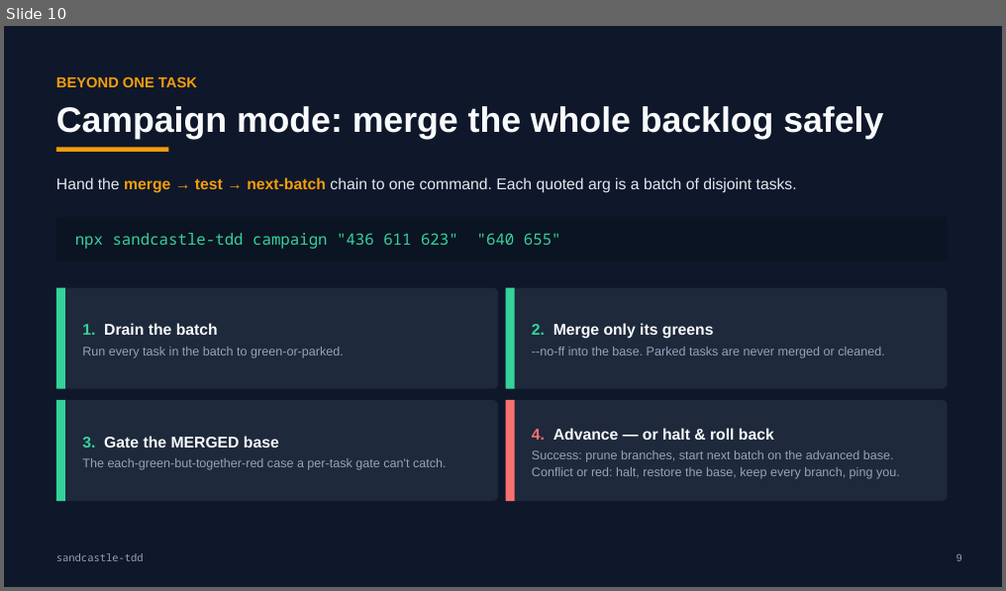
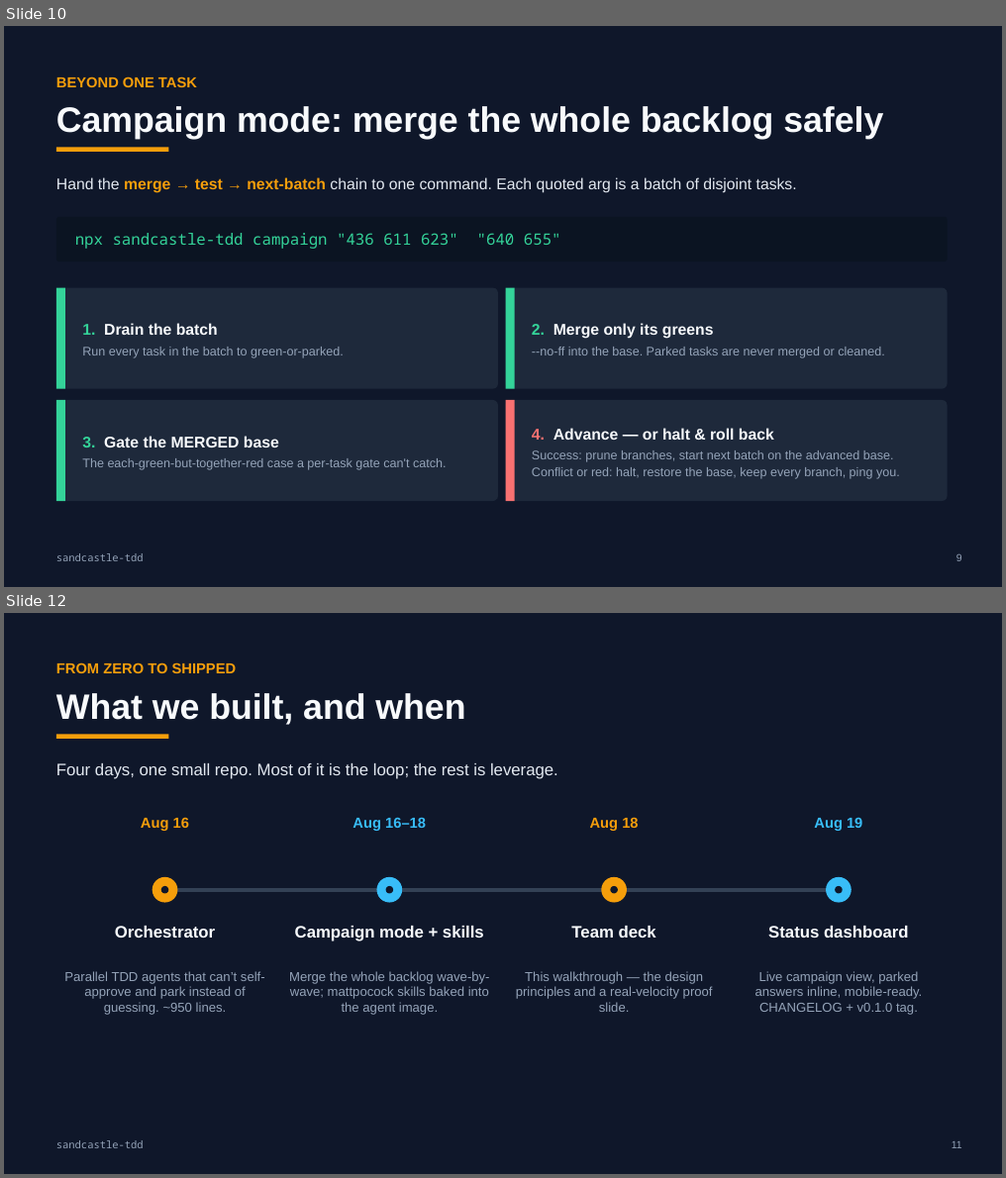
Before and after one commit to jjforge/vetinari, a slide deck: sandcastle-tdd-deck.pptx. Shown one above the other, each under a label of ours: slide 10 before the commit, slides 10 and 12 after it; the slides between them are not shown. The pictures are 1006x591 and 1006x1178 pixels, drawn with LibreOffice and Linux fonts; fonts in the diff are those of the drawing. Boxes give left, top, right and bottom in pixels: in the first picture for what was removed or moved away, otherwise in the second. Text is boxed around its words. In the diff, an @@ line names an element or a change of style, - is before the commit and + after.

```diff
--- a/sandcastle-tdd-deck.pptx
+++ b/sandcastle-tdd-deck.pptx
@@ slide 12 added at [4, 613, 1002, 1174], background #FFFFFF @@
@@ rectangle added at [4, 613, 1002, 1174], fill #0F172A @@
@@ text added at [56, 663, 237, 673], 14 pt, text #F59E0B, bold @@
+FROM ZERO TO SHIPPED
@@ text added at [56, 693, 465, 725], 34 pt, text #F8FAFC, bold @@
+What we built, and when
@@ rectangle added at [56, 735, 168, 739], fill #F59E0B @@
@@ text added at [56, 763, 558, 779], 16 pt, text #E2E8F0 @@
+Four days, one small repo. Most of it is the loop; the rest is leverage.
@@ text added at [141, 817, 189, 831], 14 pt, text #F59E0B, bold @@
+Aug 16
@@ text added at [352, 817, 426, 831], 14 pt, text #38BDF8, bold @@
+Aug 16–18
@@ text added at [590, 817, 638, 831], 14 pt, text #F59E0B, bold @@
+Aug 18
@@ text added at [814, 817, 862, 831], 14 pt, text #38BDF8, bold @@
+Aug 19
@@ ellipse added at [152, 877, 177, 903], fill #F59E0B @@
@@ ellipse added at [377, 877, 402, 903], fill #38BDF8 @@
@@ ellipse added at [601, 877, 627, 903], fill #F59E0B @@
@@ ellipse added at [826, 877, 851, 903], fill #38BDF8 @@
@@ ellipse added at [161, 886, 168, 894], fill #0F172A @@
@@ rectangle added at [165, 888, 839, 892], fill #334155 @@
@@ ellipse added at [386, 886, 393, 894], fill #0F172A @@
@@ ellipse added at [611, 886, 618, 894], fill #0F172A @@
@@ ellipse added at [835, 886, 843, 894], fill #0F172A @@
@@ text added at [115, 926, 215, 938], 16 pt, text #F8FAFC, bold @@
+Orchestrator
@@ text added at [295, 926, 484, 942], 16 pt, text #F8FAFC, bold @@
+Campaign mode + skills
@@ text added at [571, 926, 656, 938], 16 pt, text #F8FAFC, bold @@
+Team deck
@@ text added at [768, 926, 909, 938], 16 pt, text #F8FAFC, bold @@
+Status dashboard
@@ text added at [64, 971, 265, 1015], 12.5 pt, text #94A3B8 @@
+Parallel TDD agents that can’t self-approve and park instead of guessing. ~950 lines.
@@ text added at [289, 971, 489, 1015], 12.5 pt, text #94A3B8 @@
+Merge the whole backlog wave-by-wave; mattpocock skills baked into the agent image.
@@ text added at [516, 971, 713, 1012], 12.5 pt, text #94A3B8 @@
+This walkthrough — the design principles and a real-velocity proof slide.
@@ text added at [755, 971, 922, 1015], 12.5 pt, text #94A3B8 @@
+Live campaign view, parked answers inline, mobile-ready. CHANGELOG + v0.1.0 tag.
@@ text added at [56, 1141, 144, 1149], 10 pt, text #94A3B8 @@
+sandcastle-tdd
@@ text added at [951, 1142, 962, 1149], 10 pt, text #94A3B8 @@
+11
```
Also in this commit, not shown: 6 slides changed, 1 other slide added.
